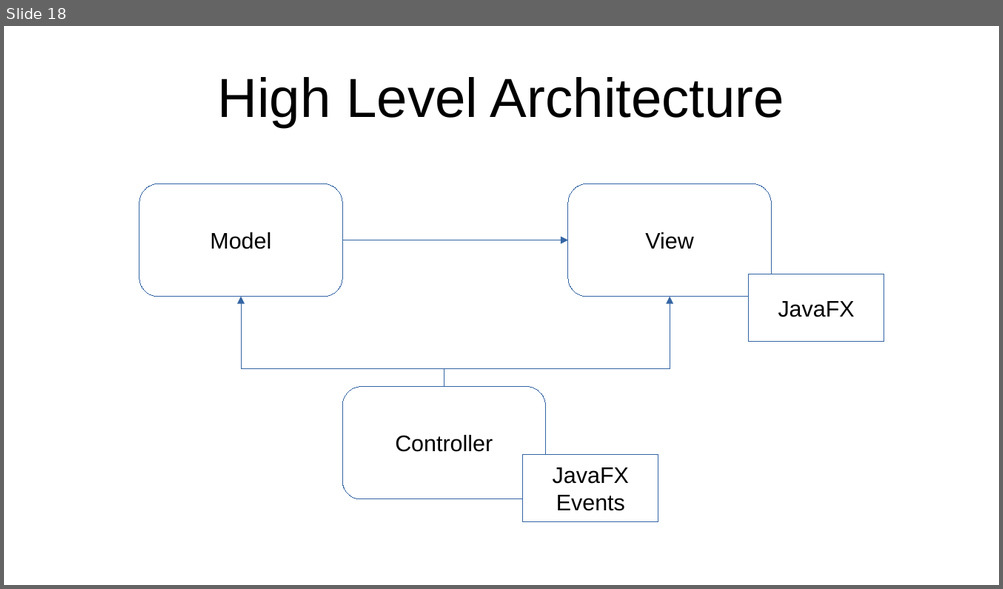
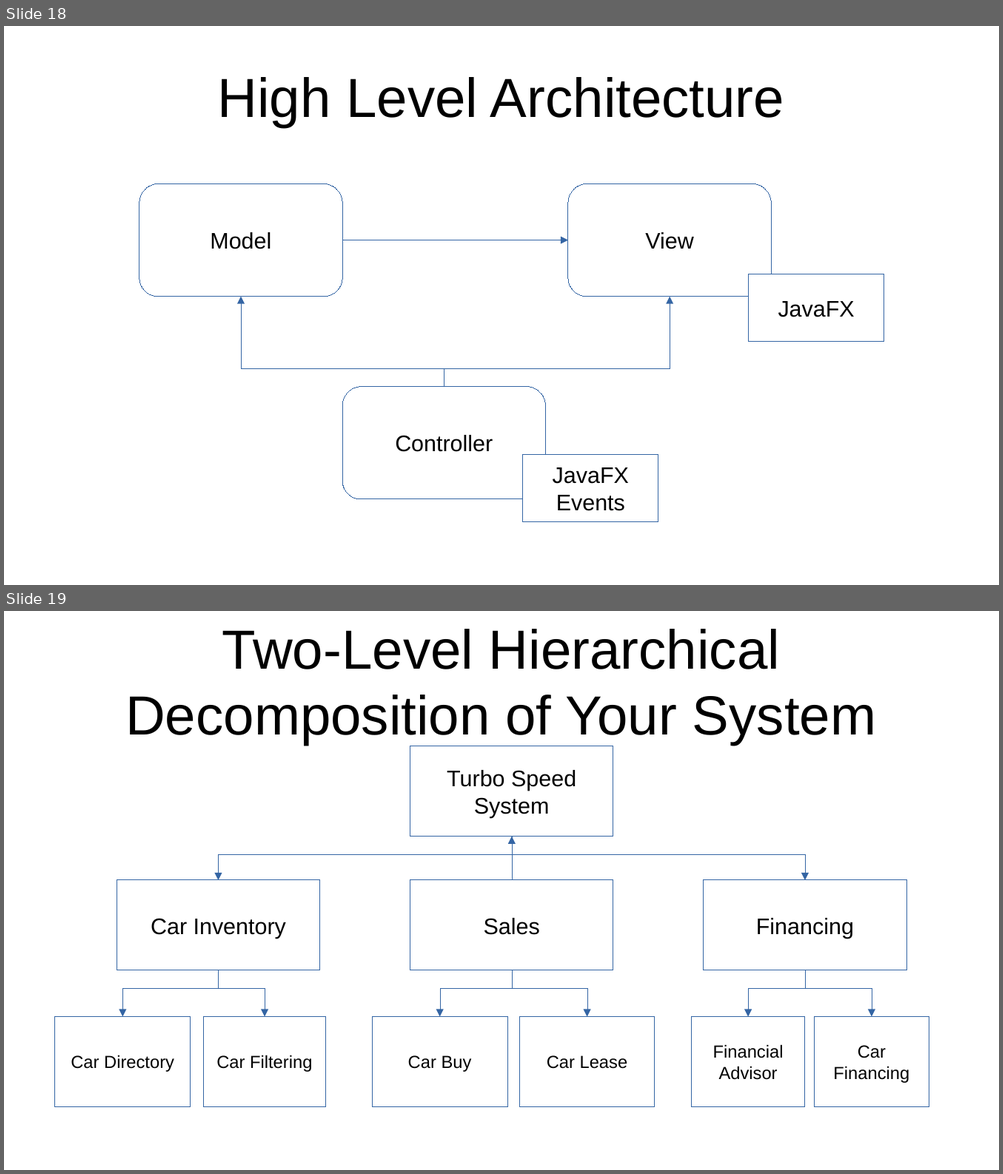
Before and after one commit to al8111/Java-UML-SWT, a slide deck: presentation.odp. Shown one above the other, each under a label of ours: slide 18 before the commit, slides 18 and 19 after it. The pictures are 1003x589 and 1003x1174 pixels, drawn with LibreOffice and Linux fonts; fonts in the diff are those of the drawing. Boxes give left, top, right and bottom in pixels: in the first picture for what was removed or moved away, otherwise in the second. Text is boxed around its words. In the diff, an @@ line names an element or a change of style, - is before the commit and + after.

Commit message:
doc: two level hierarchical decomposition of the system

```diff
--- a/presentation.odp
+++ b/presentation.odp
@@ slide 19 added at (x1=4, y1=611, x2=999, y2=1170), background #FFFFFF @@
@@ title added at (x1=125, y1=629, x2=876, y2=745), 44 pt, text #000000 @@
+Two-Level Hierarchical Decomposition of Your System
@@ rectangle added at (x1=410, y1=746, x2=613, y2=837), fill #FFFFFF, outline #3465A4 0 pt, 18 pt, text #000000 @@
+Turbo Speed System
@@ elbow arrow added from (511, 837) to (218, 881), #3465A4 0 pt @@
@@ elbow arrow added from (511, 881) to (512, 837), #3465A4 0 pt @@
@@ elbow arrow added from (511, 837) to (805, 881), #3465A4 0 pt @@
@@ rectangle added at (x1=116, y1=881, x2=320, y2=971), fill #FFFFFF, outline #3465A4 0 pt, 18 pt, text #000000 @@
+Car Inventory
@@ rectangle added at (x1=410, y1=881, x2=613, y2=971), fill #FFFFFF, outline #3465A4 0 pt, 18 pt, text #000000 @@
+Sales
@@ rectangle added at (x1=703, y1=881, x2=907, y2=971), fill #FFFFFF, outline #3465A4 0 pt, 18 pt, text #000000 @@
+Financing
@@ elbow arrow added from (219, 971) to (122, 1017), #3465A4 0 pt @@
@@ elbow arrow added from (218, 971) to (264, 1017), #3465A4 0 pt @@
@@ elbow arrow added from (511, 971) to (440, 1017), #3465A4 0 pt @@
@@ elbow arrow added from (511, 971) to (587, 1017), #3465A4 0 pt @@
@@ elbow arrow added from (805, 971) to (748, 1017), #3465A4 0 pt @@
@@ elbow arrow added from (805, 971) to (871, 1017), #3465A4 0 pt @@
@@ rectangle added at (x1=54, y1=1017, x2=190, y2=1108), fill #FFFFFF, outline #3465A4 0 pt, 14 pt, text #000000 @@
+Car Directory
@@ rectangle added at (x1=204, y1=1017, x2=325, y2=1108), fill #FFFFFF, outline #3465A4 0 pt, 14 pt, text #000000 @@
+Car Filtering
@@ rectangle added at (x1=373, y1=1017, x2=508, y2=1108), fill #FFFFFF, outline #3465A4 0 pt, 14 pt, text #000000 @@
+Car Buy
@@ rectangle added at (x1=519, y1=1017, x2=654, y2=1108), fill #FFFFFF, outline #3465A4 0 pt, 14 pt, text #000000 @@
+Car Lease
@@ rectangle added at (x1=691, y1=1017, x2=805, y2=1108), fill #FFFFFF, outline #3465A4 0 pt, 14 pt, text #000000 @@
+Financial Advisor
@@ rectangle added at (x1=814, y1=1017, x2=929, y2=1108), fill #FFFFFF, outline #3465A4 0 pt, 14 pt, text #000000 @@
+Car Financing
```
Also in this commit, not shown: 1 slide changed.
